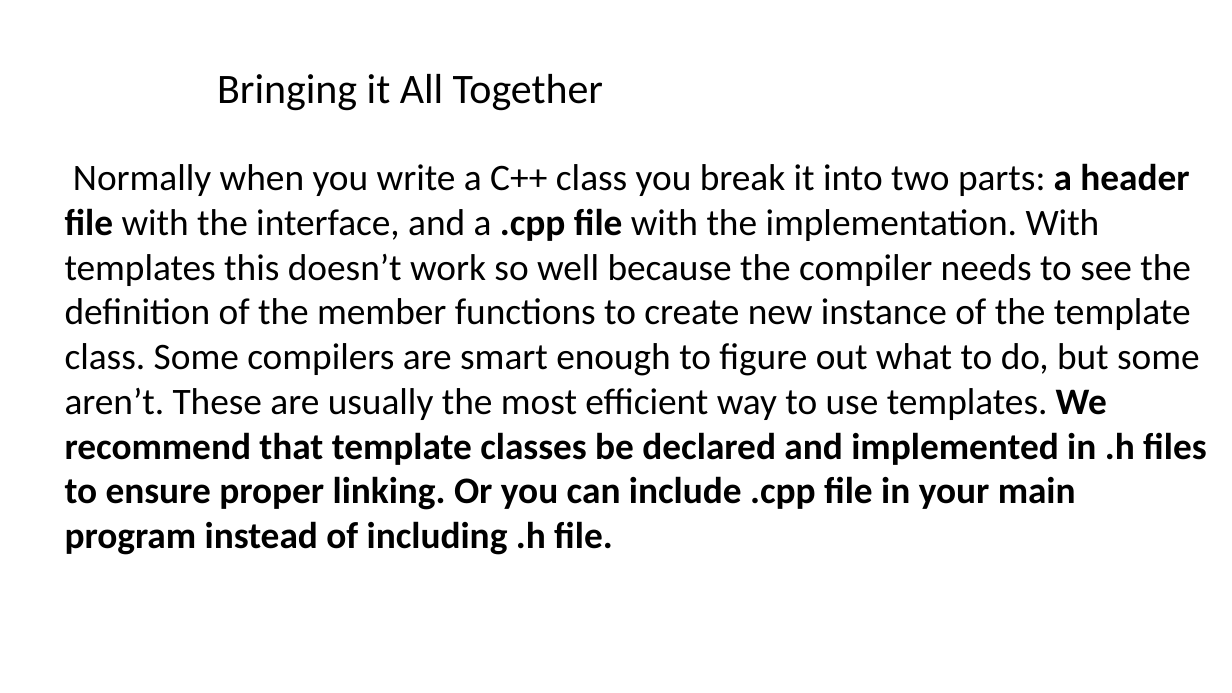
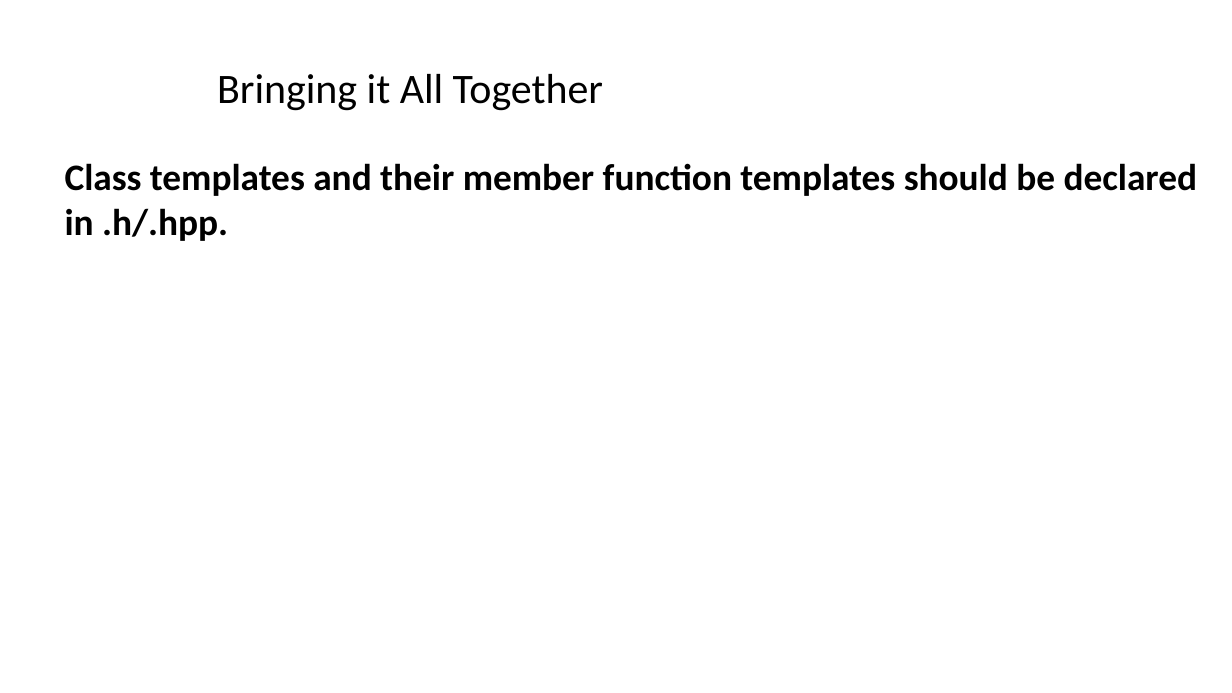
Before and after one commit to ShiqiYu/CPP, a slide deck: slide 20 of week13/Lab13.pptx (slide 32 before the commit). Drawn at 1232x693 pixels with LibreOffice and Linux fonts; fonts in the diff are those of the drawing; background and template pictures are left out. Boxes give left, top, right and bottom in pixels: in the first picture for what was removed or moved away, otherwise in the second. Text is boxed around its words. In the diff, an @@ line names an element or a change of style, - is before the commit and + after.

```diff
--- a/week13/Lab13.pptx
+++ b/week13/Lab13.pptx
@@ text at box(65, 163, 1198, 241): text changed; bold on @@
-  Normally when you write a C++ class you break it into two parts: a header file with the interface, and a .cpp file with the implementation. With templates this doesn’t work so well because the compiler needs to see the definition of the member functions to create new instance of the template class. Some compilers are smart enough to figure out what to do, but some aren’t. These are usually the most efficient way to use templates. We recommend that template classes be declared and implemented in .h files to ensure proper linking. Or you can include .cpp file in your main program instead of including .h file.
+  Class templates and their member function templates should be declared in .h/.hpp.
```
Also in this commit, not shown: 9 other slides changed, 3 slides added, 14 slides removed, 3 other files.
